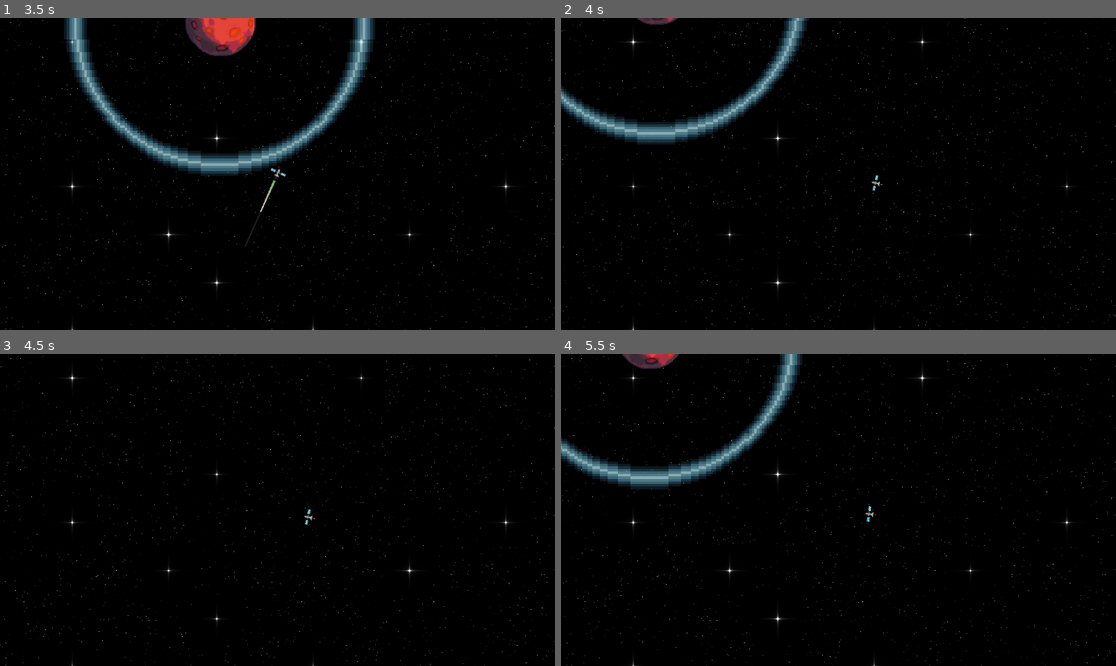
Above: before the commit, frames 1-4 (two rows, left to right).
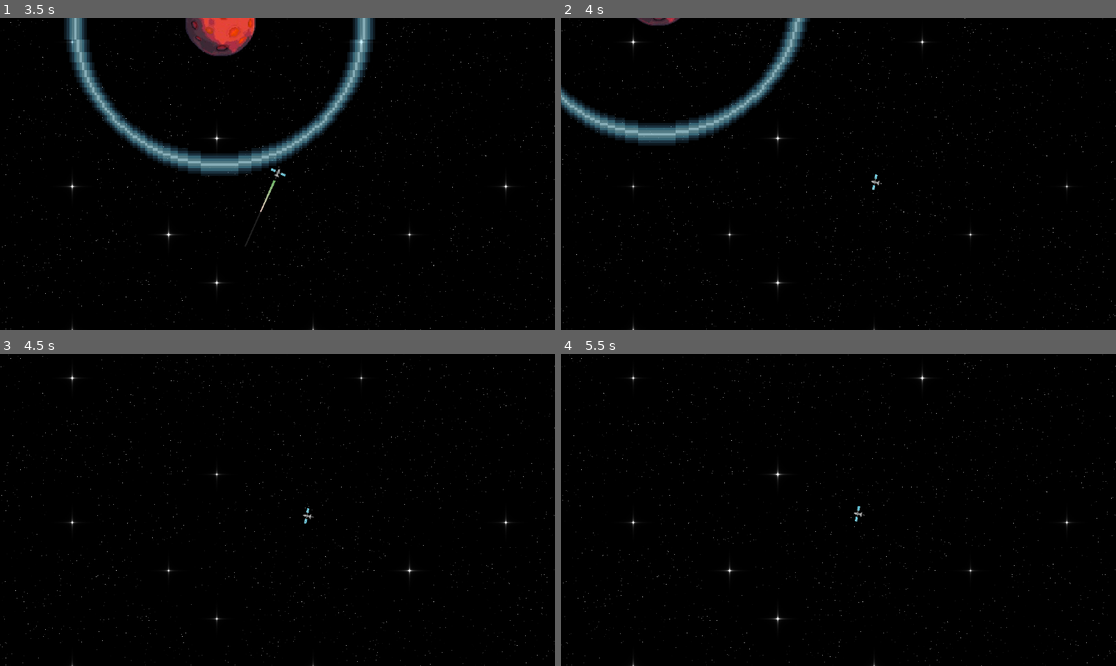
Above: after the commit, the same moments.

Repository: Revarsel/Planet_Loop
Game: Godot game, scene res://Scenes/world.tscn
Two runs of this game, one before a commit and one after it. Both use one fixed random seed, a clock stepped at 60 frames per second and the inputs below.
Inputs (mouse positions are in pixels of both pictures, inside the frame that each line leads up to):
- Up to frame 1 (3.5 s): move the mouse to (399, 158) at 0.52 s; hold Right mouse button (right_click) 0.53-1.28 s; click (399, 158) at 0.67 s; move the mouse to (166, 189) at 1.27 s; tap F at 1.35, 2.85 s; click (166, 189) at 1.42 s; move the mouse to (333, 105) at 2.02 s; hold Right mouse button (right_click) 2.03-2.78 s; click (333, 105) at 2.17 s; move the mouse to (249, 236) at 2.77 s; click (249, 236) at 2.92 s
- Up to frame 2 (4 s): move the mouse to (1005, 220) at 3.52 s; hold Right mouse button (right_click) from 3.53 s (still down); click (1005, 220) at 3.67 s
- Up to frame 3 (4.5 s): move the mouse to (111, 463) at 4.27 s; release Right mouse button (right_click) at 4.28 s; tap F at 4.35 s; click (111, 463) at 4.42 s
- Up to frame 4 (5.5 s): move the mouse to (866, 510) at 5.02 s; hold Right mouse button (right_click) from 5.03 s (still down); click (866, 510) at 5.17 s

Frame 1 is identical in both runs. In frame 2, 1.4% of the frame differs, in the area x 0-58%, y 0-56%; in frame 3, less than 0.1%; in frame 4, 3.9%, in the area x 0-57%, y 0-54%.

Commit message:
bug fixed

Diff:
--- a/Scripts/player.gd
+++ b/Scripts/player.gd
@@ -6,6 +6,7 @@
 @export var max_mouse_dist: int = 300
 var line_max = 150
 var entered: bool = false
+var contacted: bool = false
 
 @export var throw_strength: int = 2000
 
@@ -16,21 +17,16 @@
 func _ready() -> void:
 	contact_monitor = true
 	body_entered.connect(_on_body_entered)
-	max_contacts_reported = 1
+	max_contacts_reported = 10
 	Signals.planet_destroyed.connect(_planet_destroyed)
 
 func _process(delta: float) -> void:
 	if entered:
 		entered = false
-
+		contact_monitor = false
 		await get_tree().create_timer(4).timeout
-
 		Signals.emit_player_reset()
-
-		print("Awaited")
-
-		#timer.queue_free()
-		#queue_free()
+		queue_free()
 
 	sprite.rotation = linear_velocity.angle() + PI/2
 
@@ -65,8 +61,6 @@
 	freeze = true
 
 func _on_body_entered(body: Node):
-	call_deferred("set_contact_monitor", false)
-	print("body entered??")
 	if entered == true:
 		return
 	entered = true
--- a/Scripts/world.gd
+++ b/Scripts/world.gd
@@ -6,7 +6,7 @@
 var levels: Array[PackedScene] = [preload("res://Scenes/Level1.tscn"), preload("res://Scenes/Level2.tscn"), preload("res://Scenes/Level3.tscn"), preload("res://Scenes/Level4.tscn"), preload("res://Scenes/Level5.tscn"), preload("res://Scenes/Level6.tscn")]
 
 @onready var level_node: Node2D = $Level
-@onready var player: Player = $Player
+@onready var player_scene: = preload("res://Scenes/player.tscn")
 
 func _ready() -> void:
 	Signals.player_reset.connect(_player_reset)
@@ -23,7 +23,8 @@
 
 func _player_reset():
 	var level: Marker2D = level_node.get_child(0).get_node("player_pos")
+	var player: Player = player_scene.instantiate()
+	add_child(player)
 	player.global_position = level.global_position
 	player._planet_destroyed()
 	player.rotation = 0
-	player.contact_monitor = true
